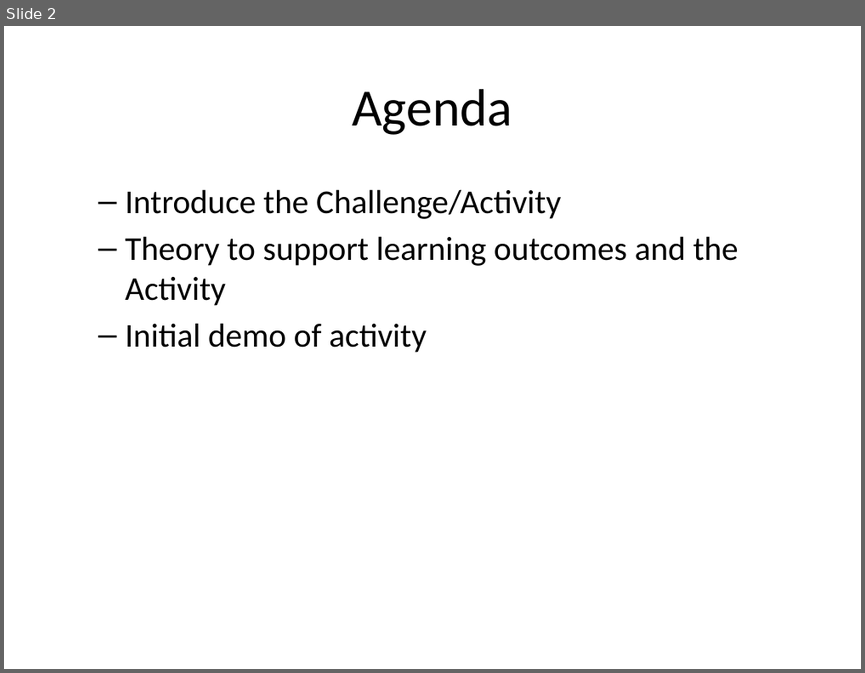
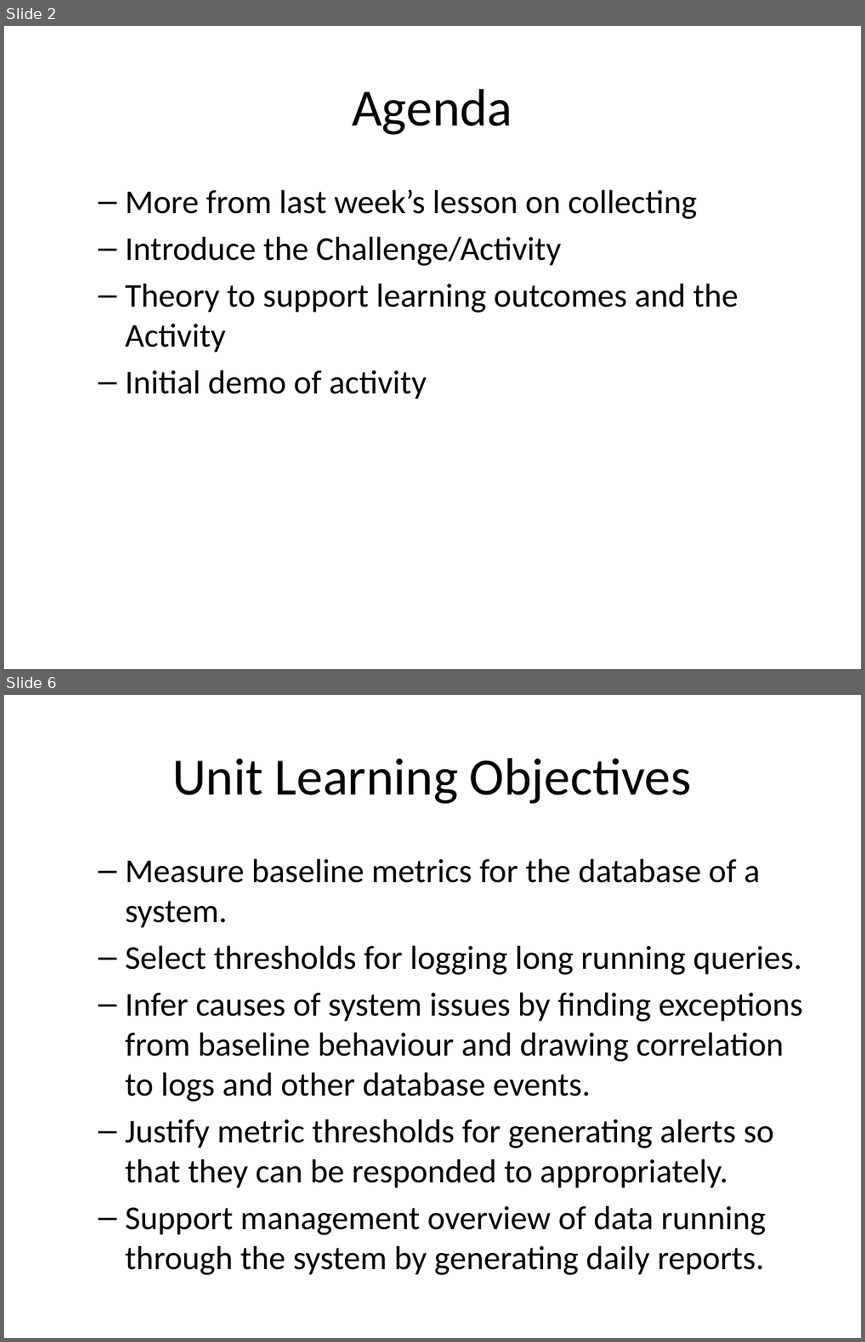
Before and after one commit to rhildred/INFO8985, a slide deck: database_analysis/slides.pptx. Shown one above the other, each under a label of ours: slide 2 before the commit, slides 2 and 6 after it; the slides between them are not shown. The pictures are 865x673 and 865x1342 pixels, drawn with LibreOffice and Linux fonts; fonts in the diff are those of the drawing. Boxes give left, top, right and bottom in pixels: in the first picture for what was removed or moved away, otherwise in the second. Text is boxed around its words. In the diff, an @@ line names an element or a change of style, - is before the commit and + after.

```diff
--- a/database_analysis/slides.pptx
+++ b/database_analysis/slides.pptx
@@ slide 6 added at (4,695,861,1338), background #FFFFFF @@
@@ title added at (172,758,692,804), 44 pt, text #000000 @@
+Unit Learning Objectives
@@ text added at (125,858,803,1275), 28 pt, text #000000 @@
+  – Measure baseline metrics for the database of a system.
+  – Select thresholds for logging long running queries.
+  – Infer causes of system issues by finding exceptions from baseline behaviour and drawing correlation to logs and other database events.
+  – Justify metric thresholds for generating alerts so that they can be responded to appropriately.
+  – Support management overview of data running through the system by generating daily reports.
@@ slide 2 changed as well @@
@@ text at (125,189,697,219): paragraph added @@
+  – More from last week’s lesson on collecting
```
Also in this commit, not shown: 1 other slide changed, 16 other slides added, 15 other files.
